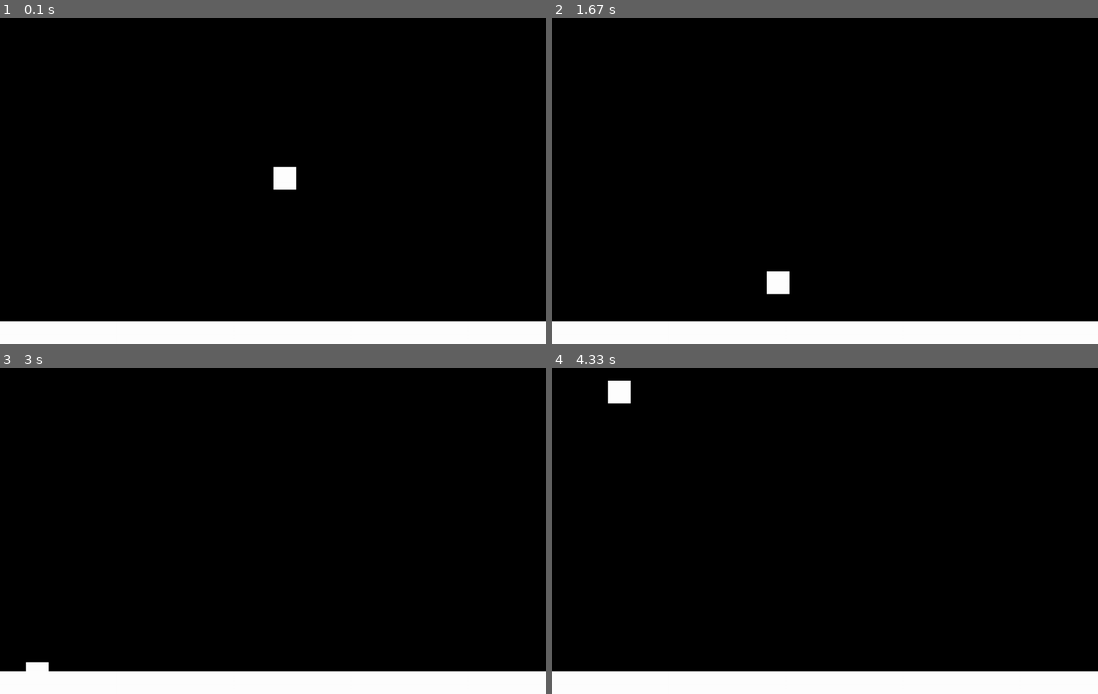
Above: before the commit, frames 1-4 (two rows, left to right).
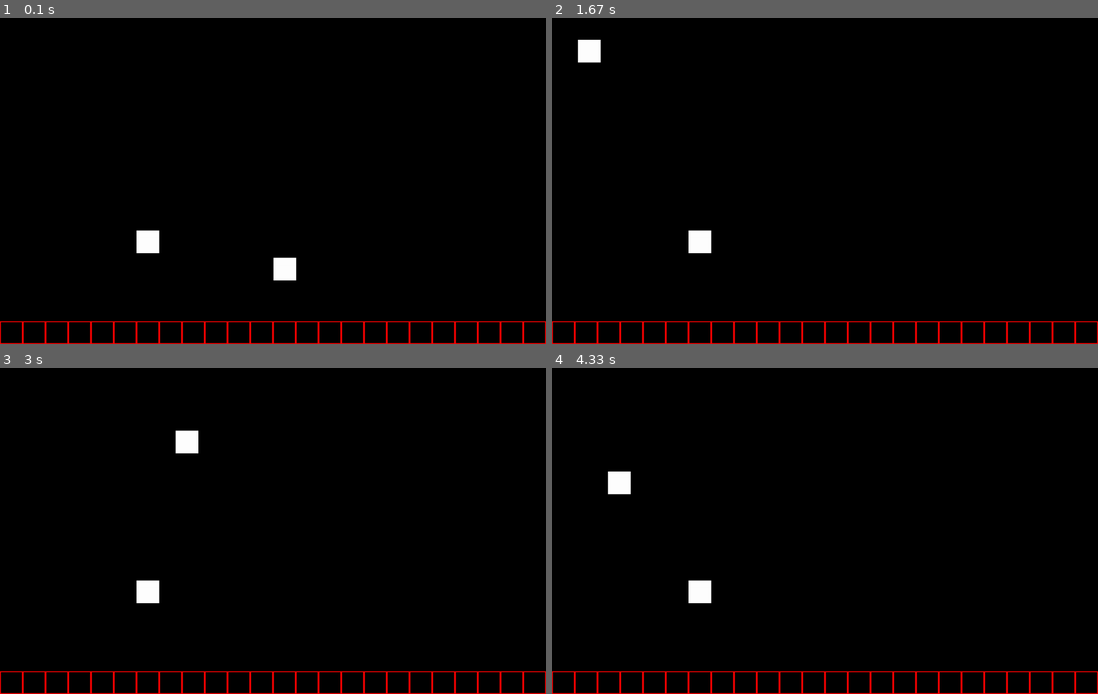
Above: after the commit, the same moments.

Repository: R4F43LL-D3VB3GINN3R/Python_Pygame_Training
Game: pygame game, started from main.py
The game is run twice, just before and just after one commit, with the same random seed, the same clock (stepped at 60 frames per second) and the same inputs.
Inputs:
- Up to frame 1 (0.1 s): no input
- Up to frame 2 (1.67 s): no input
- Up to frame 3 (3 s): no input
- Up to frame 4 (4.33 s): no input

The runs differ from the first frame. In frame 1, 8.0% of the frame differs, in the area x 0-100%, y 45-100%; in frame 2, 8.0%; in frame 3, 7.8%; in frame 4, 8.0%.

Commit message:
Update level.py

Diff:
--- a/level.py
+++ b/level.py
@@ -13,8 +13,10 @@
     def __init__(self, surface, layout):
         super().__init__()
 
-        self.tiles = Tile(300, 300, (255, 255, 255), 0, surface)
+        self.tiles = Tile(300, 500, (255, 255, 255), 0, surface)
+        self.myrect4 = pygame.Rect(350, 550, tile_size, tile_size)
         self.map = layout
+        self.list_tiles_solo = []
 
 #-------------------------------------------------------------------------------------------------------------------------------------------------------------------------------------------------------------#
 # [METHOD: 001] #
@@ -27,14 +29,44 @@
                 y = row_index * tile_size
 
                 if cell == 'X':
-                    pygame.draw.rect(self.tiles.display, self.tiles.color, pygame.Rect(x, y, tile_size, tile_size))
+                    solo = pygame.Rect(x, y, tile_size, tile_size)
+                    pygame.draw.rect(self.tiles.display, self.tiles.color, solo)
+                    self.list_tiles_solo.append(solo)
 
 #-------------------------------------------------------------------------------------------------------------------------------------------------------------------------------------------------------------#
 # [METHOD: 002] #
+
+    def collision_solo(self):
+
+        pygame.draw.rect(self.tiles.display, (0, 0, 0), self.tiles.myrect)
+
+        for solo in self.list_tiles_solo:
+
+            pygame.draw.rect(self.tiles.display, (0, 0, 0), solo)
+            pygame.draw.rect(self.tiles.display, (255, 0, 0), solo, 2)
+
+            if self.tiles.myrect.colliderect(solo):
+                if self.tiles.pos == 'right':
+                    self.tiles.myrect.x -= 1
+                elif self.tiles.pos == 'left':
+                    self.tiles.myrect.x += 1
+                elif self.tiles.pos == 'down':
+                    self.tiles.myrect.y -= 1
+                elif self.tiles.pos == 'up':
+                    self.tiles.myrect.y += 1
+
+            pygame.draw.rect(self.tiles.display, (0, 0, 0), solo)
+            pygame.draw.rect(self.tiles.display, (255, 0, 0), solo, 2)
+
+        pygame.draw.rect(self.tiles.display, self.tiles.color, self.tiles.myrect)
+
+#-------------------------------------------------------------------------------------------------------------------------------------------------------------------------------------------------------------#
+# [METHOD: 003] #
 
     def run(self):
 
         self.tiles.update()
         self.printmap()
+        self.collision_solo()
 
 #-------------------------------------------------------------------------------------------------------------------------------------------------------------------------------------------------------------#
